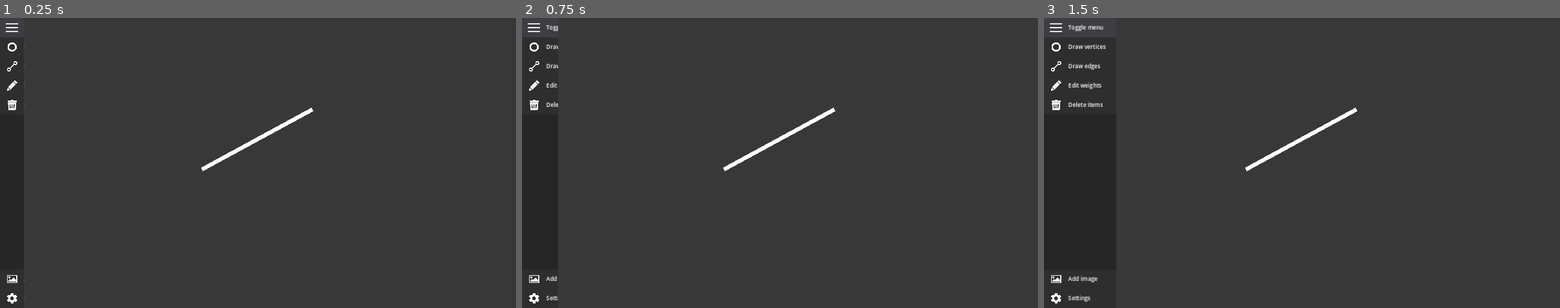
Above: before the commit, frames 1-3 (left to right).
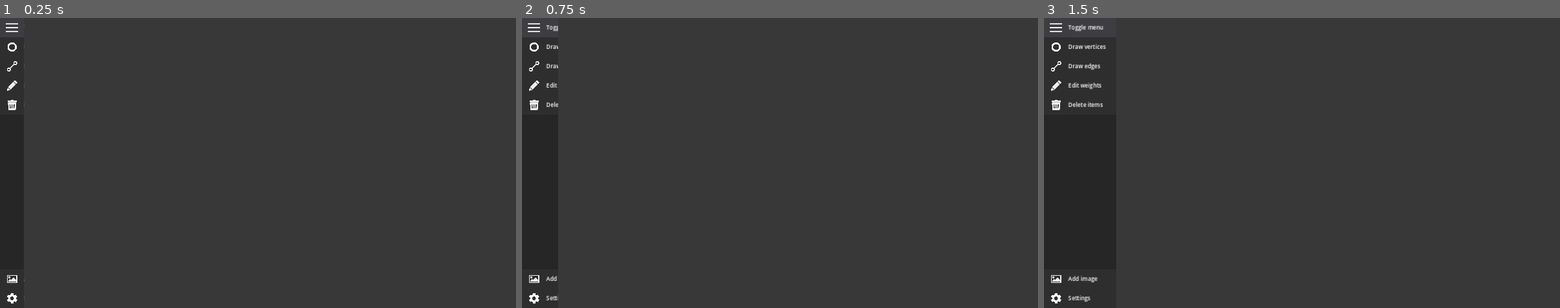
Above: after the commit, the same moments.

Repository: SergioQuintanillaGracia/graphicate
Game: Godot game, scene res://scenes/main.tscn
Two runs of this game, one before a commit and one after it. Both use one fixed random seed, a clock stepped at 60 frames per second and the inputs below.
Inputs (mouse positions are in pixels of both pictures, inside the frame that each line leads up to):
- Up to frame 1 (0.25 s): no input
- Up to frame 2 (0.75 s): tap Enter at 0.5 s; move the mouse to (532, 26) at 0.52 s; click (532, 26) at 0.67 s
- Up to frame 3 (1.5 s): tap Space at 1.25 s; move the mouse to (1198, 177) at 1.27 s; click (1198, 177) at 1.42 s

The runs differ from the first frame. In frame 1, 0.3% of the frame differs, in the area x 39-61%, y 30-53%; in frame 2, 0.3%; in frame 3, 0.3%.

Commit message:
Added mouse over edge detection and edge deletion

Diff:
--- a/scenes/main.tscn
+++ b/scenes/main.tscn
@@ -59,9 +59,6 @@
 "SidebarAnimation": SubResource("Animation_l2juu")
 }
 
-[sub_resource type="RectangleShape2D" id="RectangleShape2D_1tadx"]
-size = Vector2(312, 10)
-
 [node name="Main" type="Control"]
 layout_mode = 3
 anchors_preset = 15
@@ -377,16 +374,6 @@
 libraries = {
 "": SubResource("AnimationLibrary_metwd")
 }
-
-[node name="Line2D" type="Line2D" parent="."]
-points = PackedVector2Array(501, 376, 775, 227)
-
-[node name="Area2D" type="Area2D" parent="Line2D"]
-
-[node name="CollisionShape2D" type="CollisionShape2D" parent="Line2D/Area2D"]
-position = Vector2(637, 302)
-rotation = -0.499164
-shape = SubResource("RectangleShape2D_1tadx")
 
 [connection signal="area_entered" from="MouseFollower" to="." method="_on_mouse_follower_area_entered"]
 [connection signal="area_exited" from="MouseFollower" to="." method="_on_mouse_follower_area_exited"]
--- a/scripts/main.gd
+++ b/scripts/main.gd
@@ -19,6 +19,7 @@
 var previous_mode: int
 
 var mouse_over_vertex: Node2D = null
+var mouse_over_edge: Line2D = null
 
 var current_line: Line2D
 # Needed to remove the line data from the graph
@@ -28,6 +29,8 @@
 
 var vertex_scene: PackedScene = load("res://scenes/vertex.tscn")
 
+@export var edge_width: int = 4
+
 
 func _ready():
 	current_mode = -1
@@ -45,6 +48,13 @@
 		print(get_graph_string())
 
 
+func _physics_process(_delta):
+	$MouseFollower.position = get_global_mouse_position()
+
+	if current_line != null:
+		current_line.set_point_position(1, get_global_mouse_position())
+
+
 func cancel_line():
 	graph[current_line_vertex].erase([current_line, 0])
 	current_line.queue_free()
@@ -102,13 +112,6 @@
 
 			elif node.get_meta("ButtonIdentifier") == previous_mode:
 				node.get_node("ColorRect").color = "2e2e2e"
-
-
-func _physics_process(_delta):
-	$MouseFollower.position = get_global_mouse_position()
-
-	if current_line != null:
-		current_line.set_point_position(1, get_global_mouse_position())
 
 
 func draw_vertex(position: Vector2, name: String):
@@ -188,7 +191,7 @@
 					# The line should start at this vertex.
 					current_line = Line2D.new()
 					$Instances/Edges.add_child(current_line)
-					current_line.width = 4
+					current_line.width = edge_width
 
 					current_line.add_point(mouse_over_vertex.global_position)
 					# This second point will be changed every physics tic.
@@ -217,33 +220,63 @@
 
 						update_degree(current_line_vertex_end)
 
+						# Add an Area2D and CollisionShape2D to the line, so we
+						# can detect when the mouse is over it.
+						var area: Area2D = Area2D.new()
+						var collision_shape: CollisionShape2D = CollisionShape2D.new()
+						var shape: RectangleShape2D = RectangleShape2D.new()
+						area.add_child(collision_shape)
+						current_line.add_child(area)
+
+						var p1: Vector2 = current_line.get_point_position(0)
+						var p2: Vector2 = current_line.get_point_position(1)
+						var dist: float = p1.distance_to(p2)
+						collision_shape.position = (p1 + p2) / 2
+						collision_shape.rotation = p1.direction_to(p2).angle()
+						shape.size = Vector2(dist, edge_width + 8)
+						collision_shape.shape = shape
+
+
 					current_line = null
 					current_line_vertex = null
 					current_line_vertex_end = null
 
-			if current_mode == MODE_DELETE && mouse_over_vertex != null:
-				# We will store the lines to clear in an array.
-				var lines_to_clear: Array
-
-				# We get the edges / lines we need to clear.
-				for line_list in graph[mouse_over_vertex]:
-					lines_to_clear.append(line_list[0])
-					line_list[0].queue_free()
-
-				mouse_over_vertex.queue_free()
-
-				graph.erase(mouse_over_vertex)
-
-				# Erase the lines we need to clear from every vertex they were connected to
-				for vertex in graph:
-					for line_list in graph[vertex]:
-						if line_list[0] in lines_to_clear:
-							var line_state = line_list[1]
-							line_list[0].queue_free()
-
-							graph[vertex].erase([line_list[0], line_state])
-
-							update_degree(vertex)
+			if current_mode == MODE_DELETE:
+				if mouse_over_vertex != null:
+					# We will store the edges to clear in an array.
+					var edges_to_clear: Array
+
+					# We get the edges we need to clear.
+					for edge_list in graph[mouse_over_vertex]:
+						edges_to_clear.append(edge_list[0])
+						edge_list[0].queue_free()
+
+					mouse_over_vertex.queue_free()
+
+					graph.erase(mouse_over_vertex)
+
+					# Erase the lines we need to clear from every vertex they were connected to
+					for vertex in graph:
+						for edge_list in graph[vertex]:
+							if edge_list[0] in edges_to_clear:
+								var edge_state = edge_list[1]
+								edge_list[0].queue_free()
+
+								graph[vertex].erase([edge_list[0], edge_state])
+
+								update_degree(vertex)
+
+				elif mouse_over_edge != null:
+					# Erase the line data from every vertex it is in.
+					for vertex in graph:
+						for edge_list in graph[vertex]:
+							if edge_list[0] == mouse_over_edge:
+								var edge_state = edge_list[1]
+								graph[vertex].erase([edge_list[0], edge_state])
+
+								update_degree(vertex)
+
+					mouse_over_edge.queue_free()
 
 
 func update_degree(vertex: Node2D):
@@ -253,8 +286,12 @@
 func _on_mouse_follower_area_entered(area: Area2D):
 	if area.get_parent() in $Instances/Vertices.get_children(false):
 		mouse_over_vertex = area.get_parent();
+	if area.get_parent() in $Instances/Edges.get_children(false):
+		mouse_over_edge = area.get_parent();
 
 
 func _on_mouse_follower_area_exited(area):
 	if area.get_parent() in $Instances/Vertices.get_children(false):
 		mouse_over_vertex = null;
+	if area.get_parent() in $Instances/Edges.get_children(false):
+		mouse_over_edge = null;
Not shown: 1 places in scenes/main.tscn that only renumber resources
